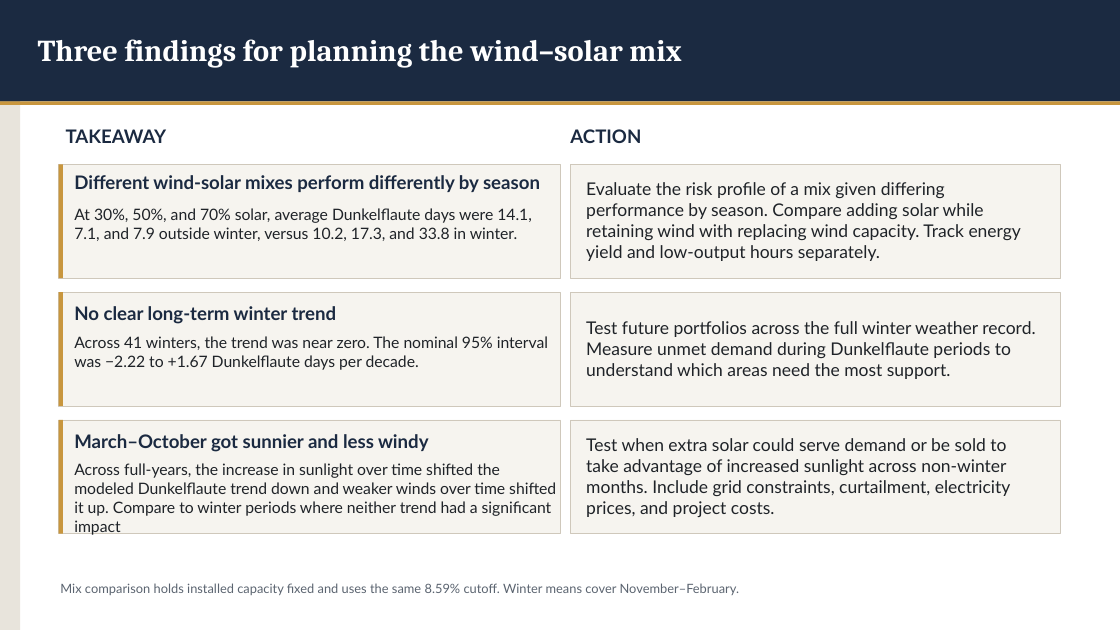
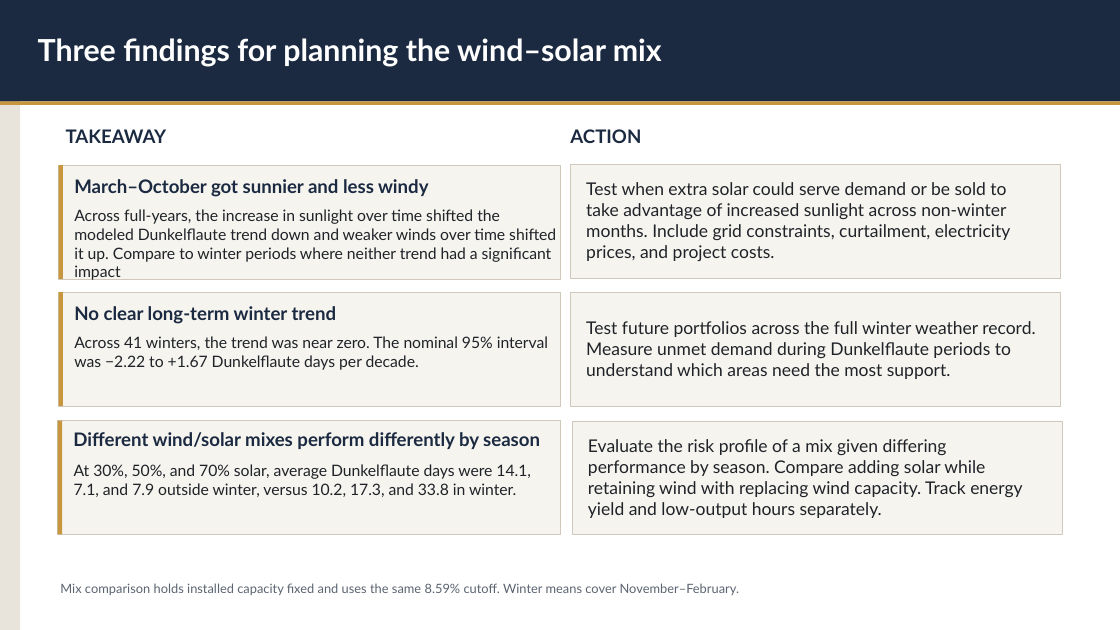
Before and after one commit to asakti47/dunkelflaute-explorer, a slide deck: slide 7 of Dunkelflaute Presentation.pptx. Drawn at 1120x630 pixels with LibreOffice and Linux fonts; fonts in the diff are those of the drawing. Boxes give left, top, right and bottom in pixels: in the first picture for what was removed or moved away, otherwise in the second. Text is boxed around its words. In the diff, an @@ line names an element or a change of style, - is before the commit and + after.

```diff
--- a/Dunkelflaute Presentation.pptx
+++ b/Dunkelflaute Presentation.pptx
@@ text "Three findings for planning the ..." at bbox=[38, 38, 662, 66]: font Cambria to Lato @@
@@ 3 texts, 1 rectangle: place and size @@
-3 texts, 1 rectangle at bbox=[59, 420, 1011, 535]
+3 texts, 1 rectangle at bbox=[59, 166, 1011, 280]
@@ 2 texts, 1 rectangle: place and size @@
-2 texts, 1 rectangle at bbox=[59, 165, 1021, 278]
+2 texts, 1 rectangle at bbox=[58, 421, 1022, 534]
@@ text at bbox=[73, 432, 540, 449]: text changed @@
-Different wind-solar mixes perform differently by season
+Different wind/solar mixes perform differently by season
```
Also in this commit, not shown: 5 other slides changed.
